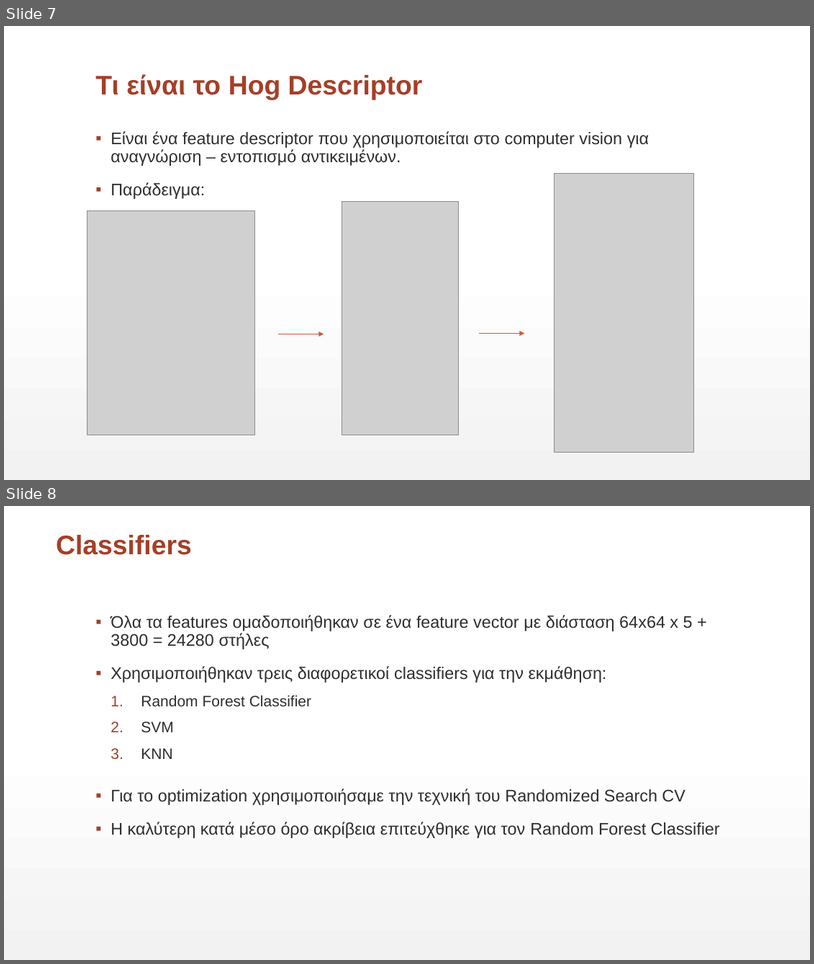
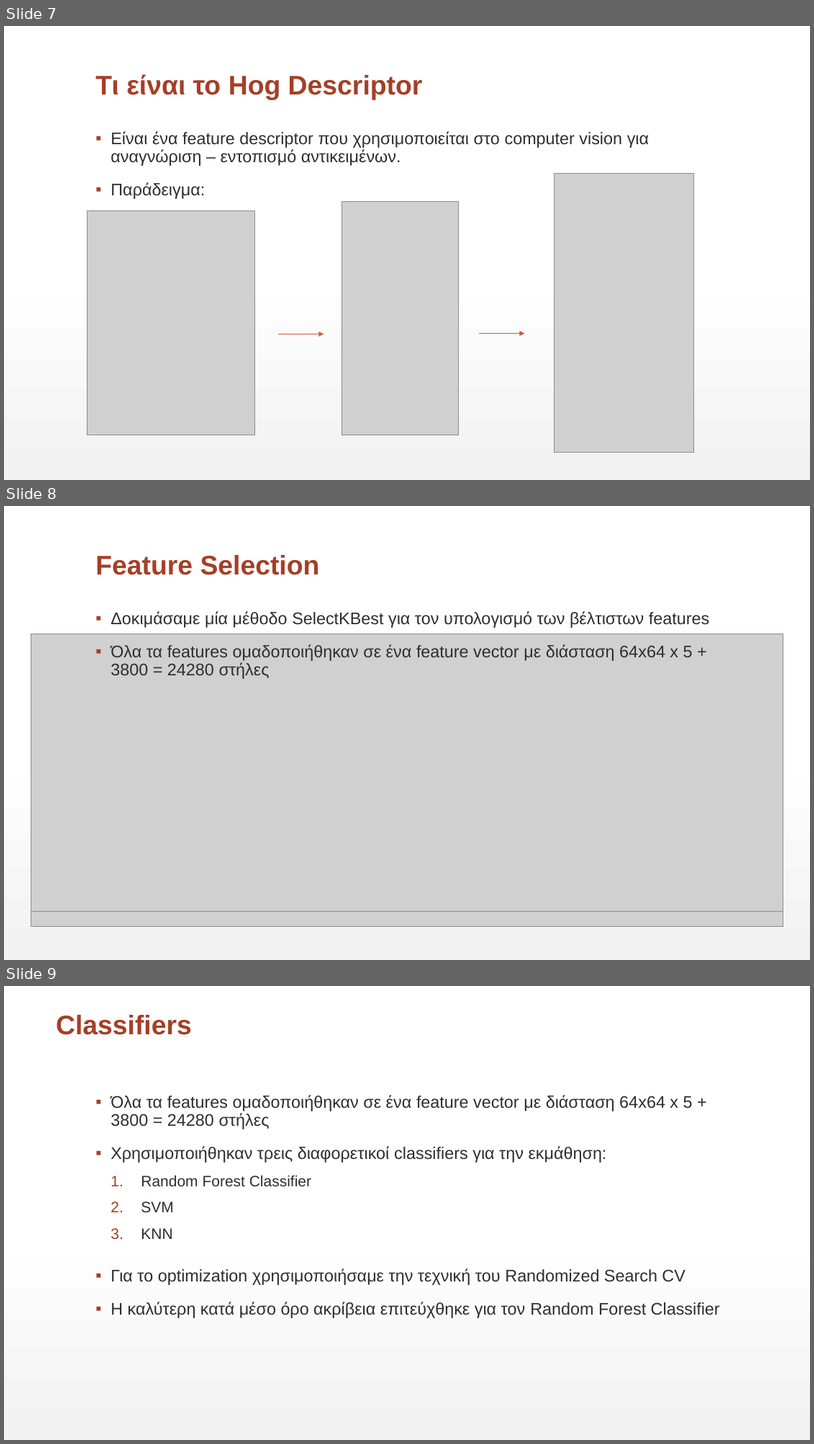
Before and after one commit to pkafkas/painterClassification, a slide deck: Painting Classification - Presentation.pptx. Shown one above the other, each under a label of ours: slides 7 and 8 before the commit, slides 7, 8 and 9 after it. The pictures are 814x964 and 814x1444 pixels, drawn with LibreOffice and Linux fonts; fonts in the diff are those of the drawing; grey boxes stand for pictures. Boxes give left, top, right and bottom in pixels: in the first picture for what was removed or moved away, otherwise in the second. Text is boxed around its words. In the diff, an @@ line names an element or a change of style, - is before the commit and + after.

```diff
--- a/Painting Classification - Presentation.pptx
+++ b/Painting Classification - Presentation.pptx
@@ slide 8 added at [4,506,810,960], background gradient #FFFFFF to #F2F2F2 @@
@@ title added at [95,555,320,575], 32 pt, text #A43F27, bold @@
+Feature Selection
@@ text added at [111,611,710,679], 20 pt, text #2D2E2D @@
+▪ Δοκιμάσαμε μία μέθοδο SelectKBest για τον υπολογισμό των βέλτιστων features
+▪ Όλα τα features ομαδοποιήθηκαν σε ένα feature vector με διάσταση 64x64 x 5 + 3800 = 24280 στήλες
@@ picture added at [31,633,784,911] @@
@@ picture added at [31,649,784,926] @@
@@ what was slide 8 is now slide 9 @@
```
Also in this commit, not shown: 1 slide changed.
